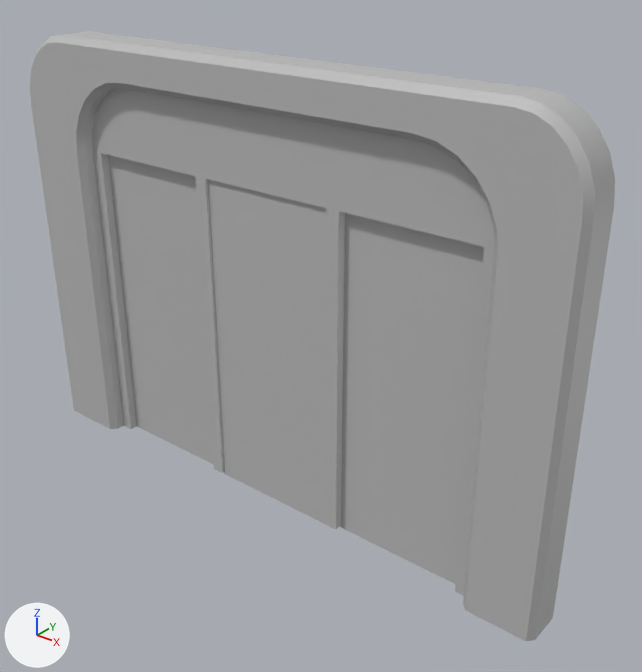
What one commit did to the FBX model Assets/Content/Model/Beta/Environments/Obstacles/SlidingDoor01/Obstacle_SlidingDoor01.fbx.
Both versions are drawn from a 50 mm lens placed at (6.69, -7.32, 7.16), pointed at (0.62, 0.26, 2.46). The lights are fixed; the arrows at lower left show +X, +Y and +Z. The older version comes first. Where no turn or scale is listed for an object, it has been applied to the vertices.

Names of what the first picture shows: 'Arch', 'DoorFrame', 'DoorLeft', 'DoorMiddle', 'DoorRight'.
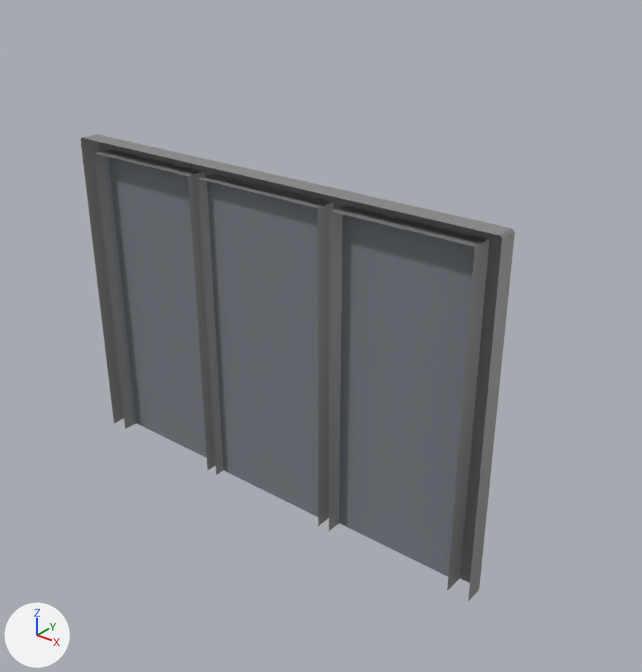
Commit message: Changed the door model

Changed parts and their boxes (x1, y1, x2, y2) in the pictures (642 x 672 px):
'Arch', deleted: before (30, 31, 615, 641)
'DoorFrame', recoloured, reshaped, moved (8% wider, 8% shorter): before (92, 89, 494, 596); after (80, 134, 515, 601)
'DoorLeft', recoloured, moved: before (341, 213, 484, 584); after (339, 207, 483, 577)
'DoorMiddle', recoloured, moved: before (208, 180, 326, 524); after (205, 176, 325, 517)
'DoorRight', recoloured, moved: before (108, 155, 213, 464); after (105, 152, 207, 458)

Edits to the bpy script that builds the scene:
```text
Change mat_framemat:
    mat_framemat.base_color: (0.5, 0.5, 0.5) -> (0.244, 0.244, 0.244)  # grey #bcbcbc -> grey #878787
Change mat_glassmat:
    mat_glassmat.base_color: (0.5, 0.5, 0.5) -> (0.196, 0.221, 0.249)  # grey #bcbcbc -> grey #7a8189
Change me_mesh_001:
    used by ob_doorframe; location = (0.07, 0.0, 2.58)
    remove me_mesh_001.from_pydata(...)  # 190 vertices, 178 faces; spans x -3.01..3.01, y -0.1..0.1, z -2.58..2.58
    add me_mesh_001.from_pydata(...)  # 66 vertices, 46 faces; spans x -3.11..3.11, y -0.16..0.13, z 0.0..4.4
    me_mesh_001 part 1: 190 vertices removed from x -3.01..3.01, y -0.1..0.1, z -2.58..2.58; 66 vertices added at x -3.11..3.11, y -0.16..0.13, z 0.0..4.4
Remove ob_arch:
    ob_arch = bpy.data.objects.new('Arch', me_mesh)
    ob_arch.location = (0.07, -9.63, 3.39)
Change ob_doorleft:
    ob_doorleft.location: (2.03, 0.03, 0.0) -> (1.95, 0.03, 0.0)
Change ob_doormiddle:
    ob_doormiddle.location: (0.07, -0.04, 0.0) -> (0.0, -0.04, 0.0)
Change ob_doorright:
    ob_doorright.location: (-1.89, 0.03, 0.0) -> (-1.96, 0.03, 0.0)
Change ob_doorframe:
    ob_doorframe.location: (0.07, 0.0, 2.58) -> (0.0, 0.0, 0.0)
```
